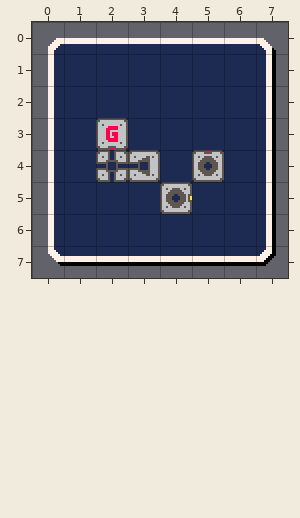
A Tiled map gets an edit: level/map_tutorial_001/map_tutorial_001.tmx. The picture above is the old version.
Cells are 32x32 px. Shown: x 0..7, y 0..7.
New version:
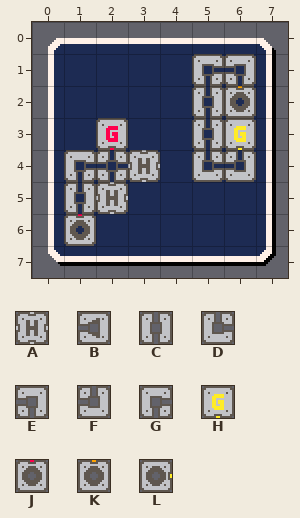
Key: from "element": A 3, B 6 turned 270, C 7 turned 90, D 8, E 8 turned 180, F 8 turned 270, G 8 turned 90, H 34, J 66, K 81, L 82 turned 90.
_ is an empty cell.
Edits made:
Layer "Element":
y 1: x 5..6 __ -> GE
y 2: x 5..6 __ -> CK
y 3: x 5..6 __ -> CH
y 4: x 1 _ -> G; x 3 B -> A; x 5..6 J_ -> DF
y 5: x 1..2 __ -> CA; x 4 L -> _
y 6: x 1 _ -> J
